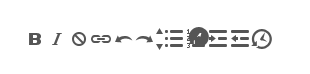
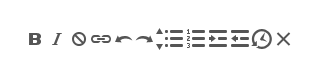
Comparing the layer stacks of the two (310, 74) images. Changes:
added layer "Shape 9 copy" above "Shape 9" over [276, 32, 291, 46]
painted on "Shape 9" over [188, 27, 209, 45]
